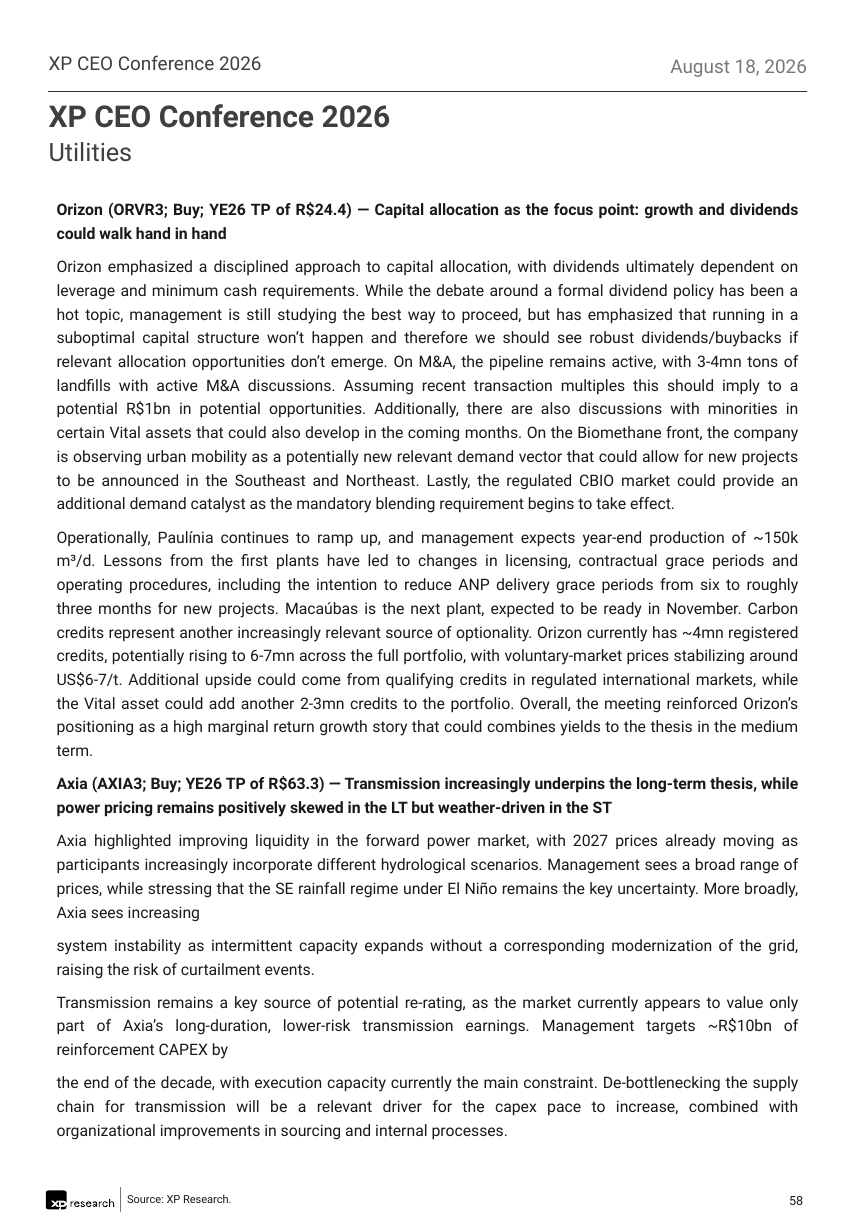
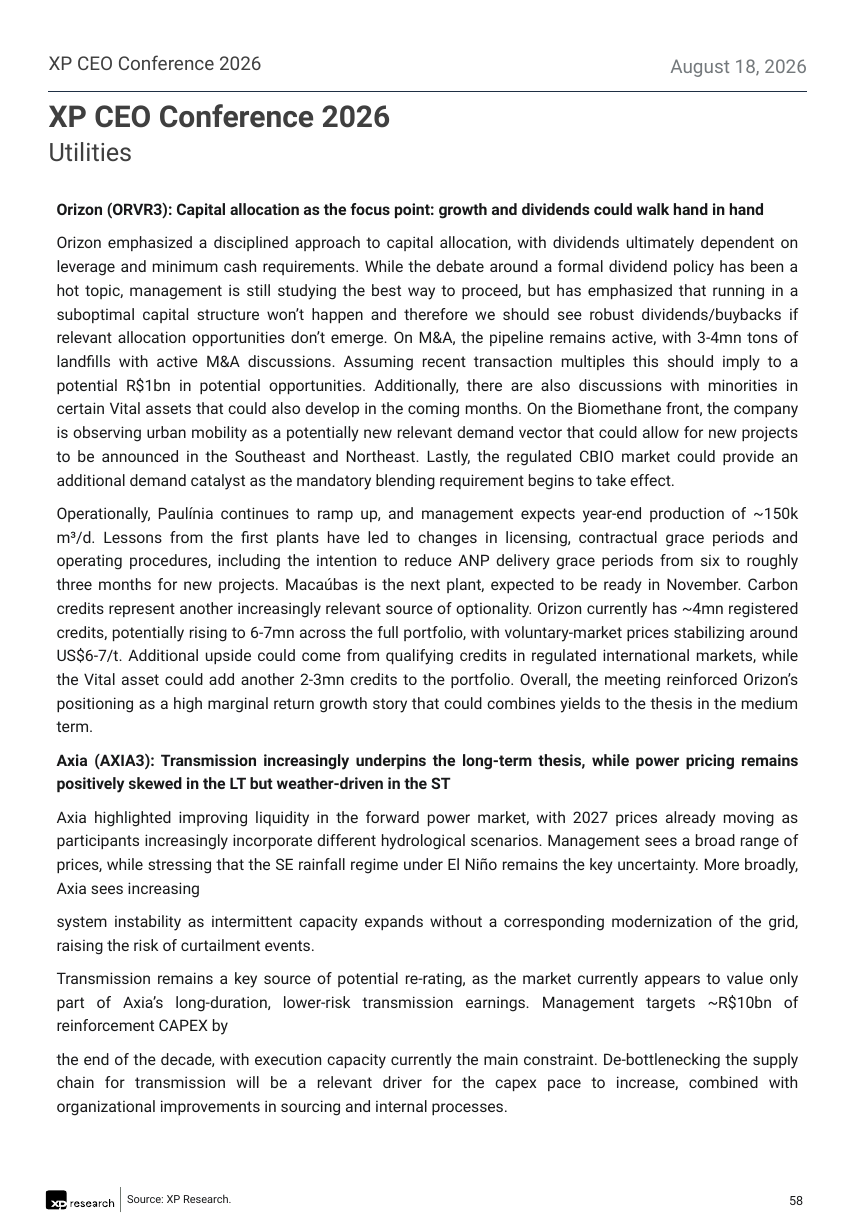
Before and after one commit to CaioLSouza/datasets, a slide deck: slide 58 of ceo_conference_2026/Feedback XP CEO Conference 2026.pptx. Drawn at 853x1232 pixels with LibreOffice and Linux fonts; fonts in the diff are those of the drawing. Boxes give left, top, right and bottom in pixels: in the first picture for what was removed or moved away, otherwise in the second. Text is boxed around its words. In the diff, an @@ line names an element or a change of style, - is before the commit and + after.

```diff
--- a/ceo_conference_2026/Feedback XP CEO Conference 2026.pptx
+++ b/ceo_conference_2026/Feedback XP CEO Conference 2026.pptx
@@ text at (57, 202, 764, 219): text changed @@
-Orizon (ORVR3; Buy; YE26 TP of R$24.4) — Capital allocation as the focus point: growth and dividends could walk hand in hand
+Orizon (ORVR3): Capital allocation as the focus point: growth and dividends could walk hand in hand
@@ text at (57, 753, 798, 793): text changed @@
-Axia (AXIA3; Buy; YE26 TP of R$63.3) — Transmission increasingly underpins the long-term thesis, while power pricing remains positively skewed in the LT but weather-driven in the ST
+Axia (AXIA3): Transmission increasingly underpins the long-term thesis, while power pricing remains positively skewed in the LT but weather-driven in the ST
```
Also in this commit, not shown: 41 other slides changed.
